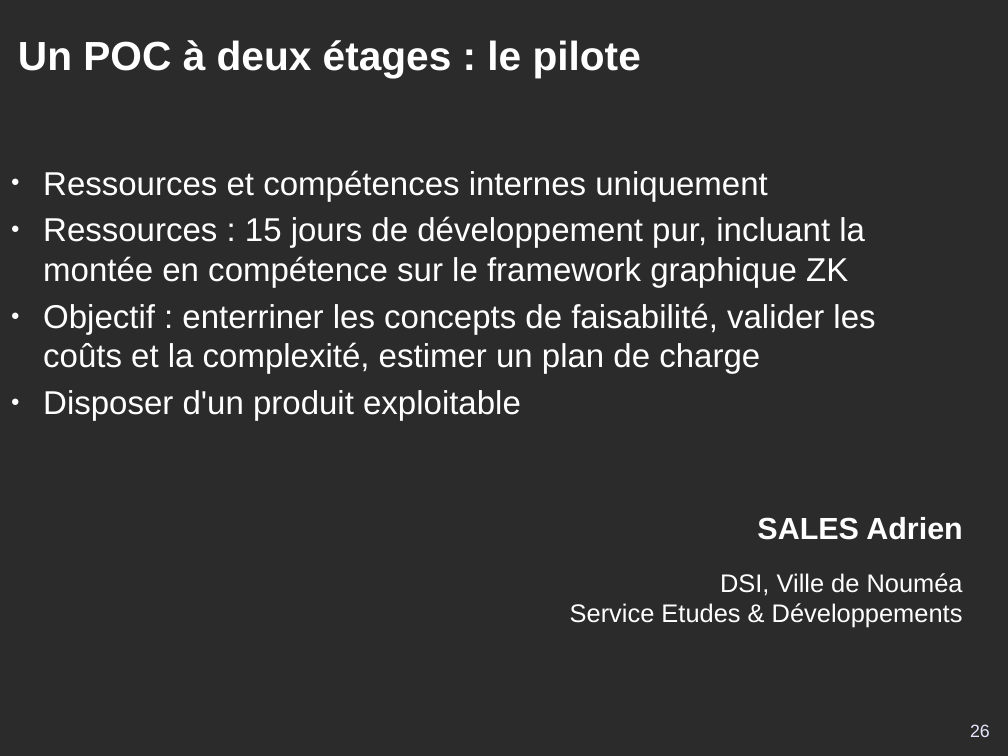
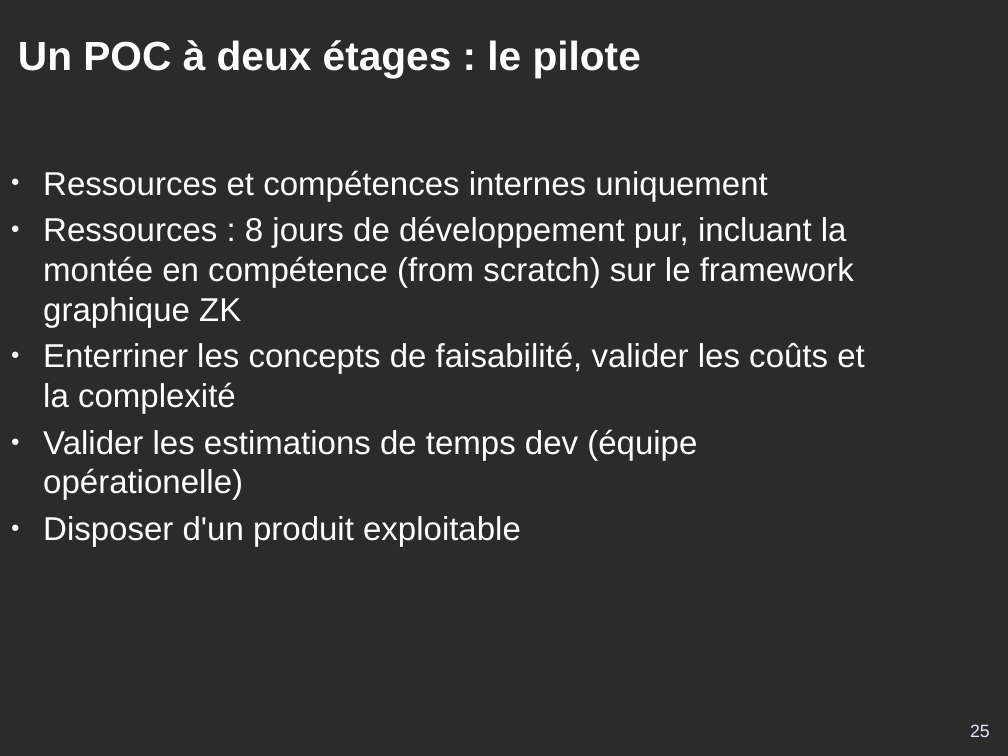
Before and after one commit to DSI-Ville-Noumea/sirh-kiosque-j2ee-old, a slide deck: slide 25 of src/site/resources/Kiosque_RH_J2EE_11021.odp (slide 26 before the commit). Drawn at 1008x756 pixels with LibreOffice and Linux fonts; fonts in the diff are those of the drawing; background and template pictures are left out; a plain dark background stands for a picture behind light text. Boxes give left, top, right and bottom in pixels: in the first picture for what was removed or moved away, otherwise in the second. Text is boxed around its words. In the diff, an @@ line names an element or a change of style, - is before the commit and + after.

```diff
--- a/src/site/resources/Kiosque_RH_J2EE_11021.odp
+++ b/src/site/resources/Kiosque_RH_J2EE_11021.odp
@@ text at <box>43,216,864,500</box>: text changed @@
-● Ressources : 15 jours de développement pur, incluant la montée en compétence sur le framework graphique ZK
-● Objectif : enterriner les concepts de faisabilité, valider les coûts et la complexité, estimer un plan de charge
+● Ressources : 8 jours de développement pur, incluant la montée en compétence (from scratch) sur le framework graphique ZK
+● Enterriner les concepts de faisabilité, valider les coûts et la complexité
+● Valider les estimations de temps dev (équipe opérationelle)
@@ text removed at <box>570,517,963,628</box> @@
-SALES Adrien
-DSI, Ville de Nouméa
-Service Etudes & Développements
```
Also in this commit, not shown: 21 other slides changed, 3 slides added, 2 slides removed.
